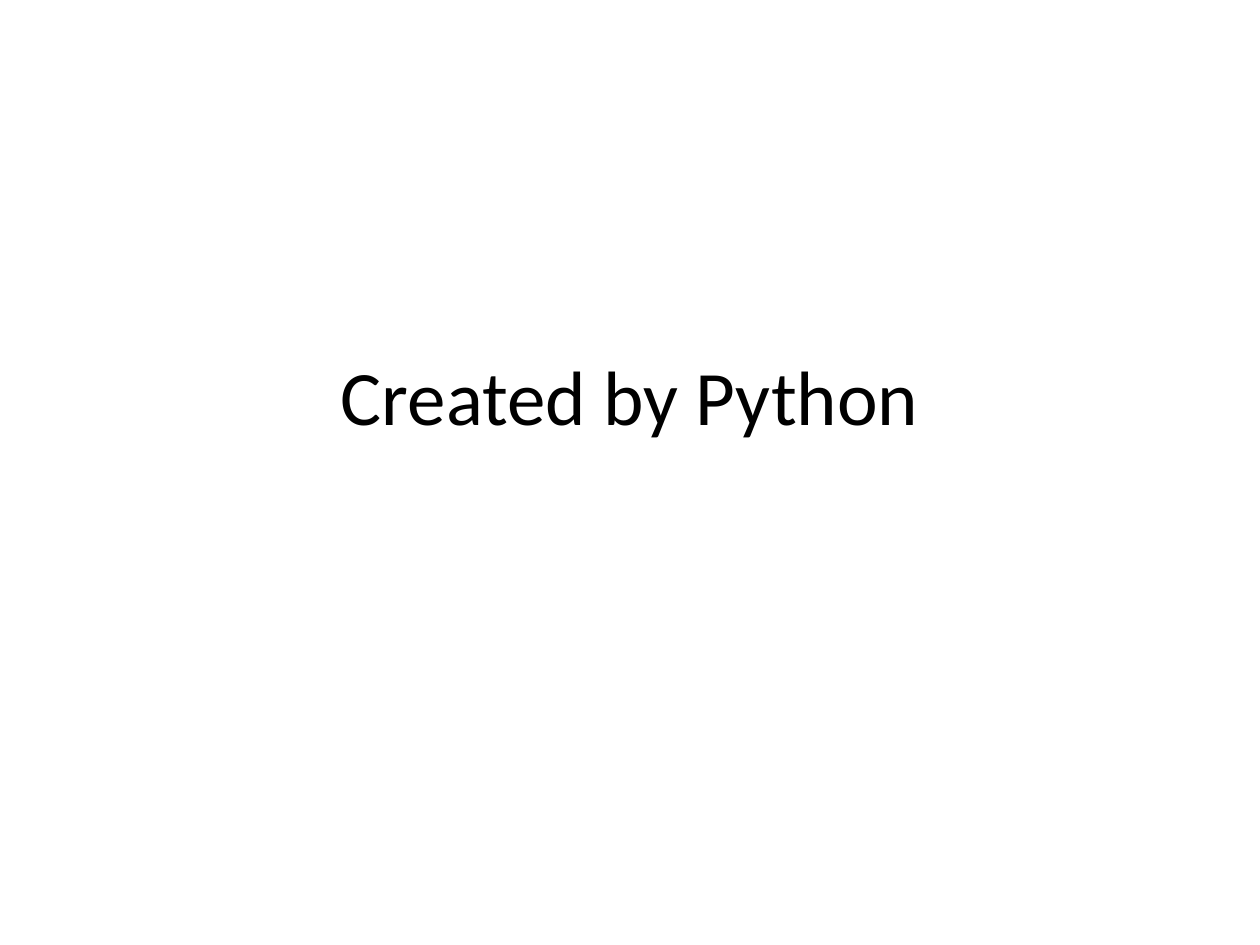
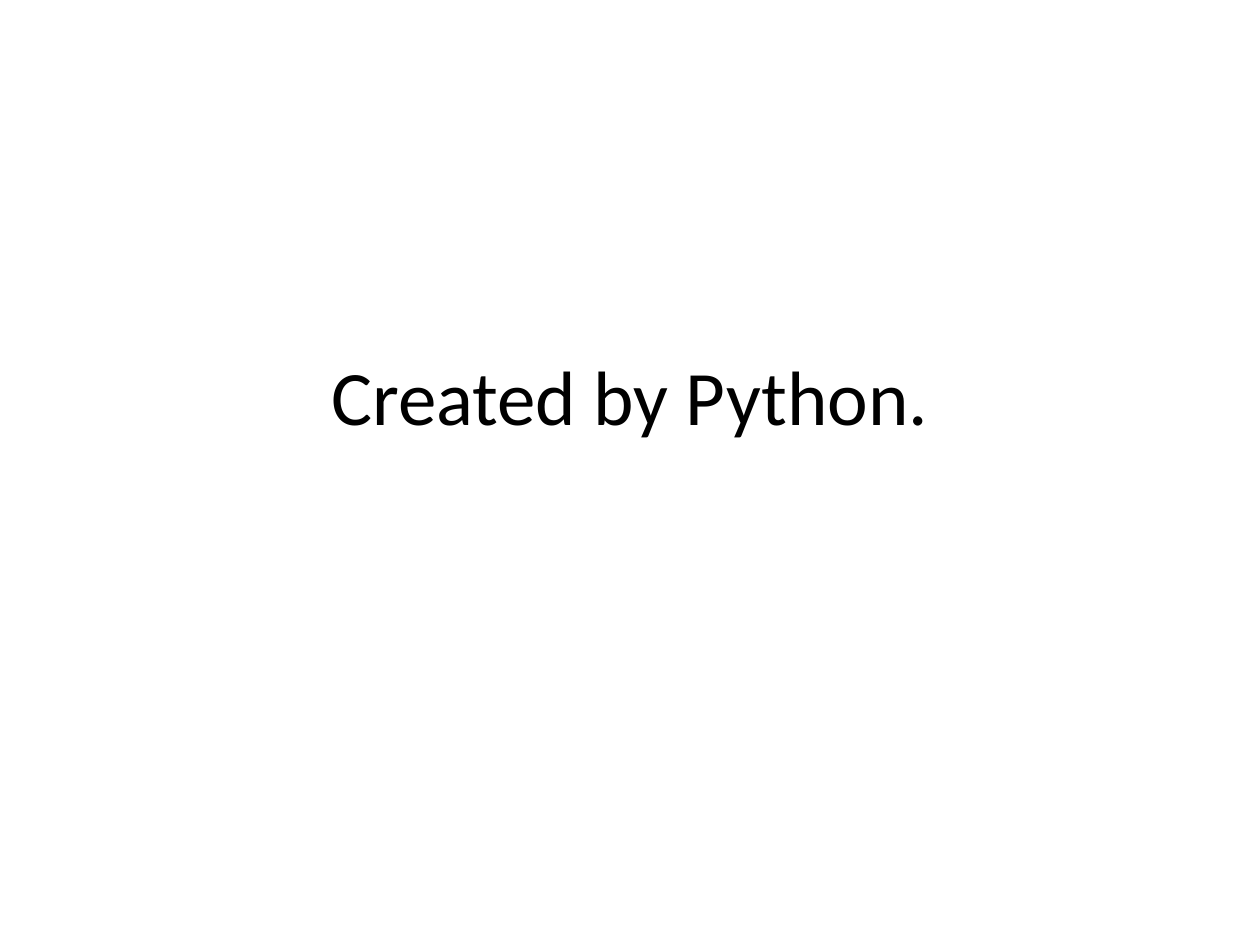
Before and after one commit to mdhrbaloch/1901Brepo, a slide deck: slide 2 of Create Your attractive slide.pptx. Drawn at 1260x945 pixels with LibreOffice and Linux fonts; fonts in the diff are those of the drawing. Boxes give left, top, right and bottom in pixels: in the first picture for what was removed or moved away, otherwise in the second. Text is boxed around its words. In the diff, an @@ line names an element or a change of style, - is before the commit and + after.

Commit message:
kmkmk
kmkmkm

```diff
--- a/Create Your attractive slide.pptx
+++ b/Create Your attractive slide.pptx
@@ title at (x1=331, y1=371, x2=928, y2=438): text changed @@
-Created by Python
+Created by Python.
```
